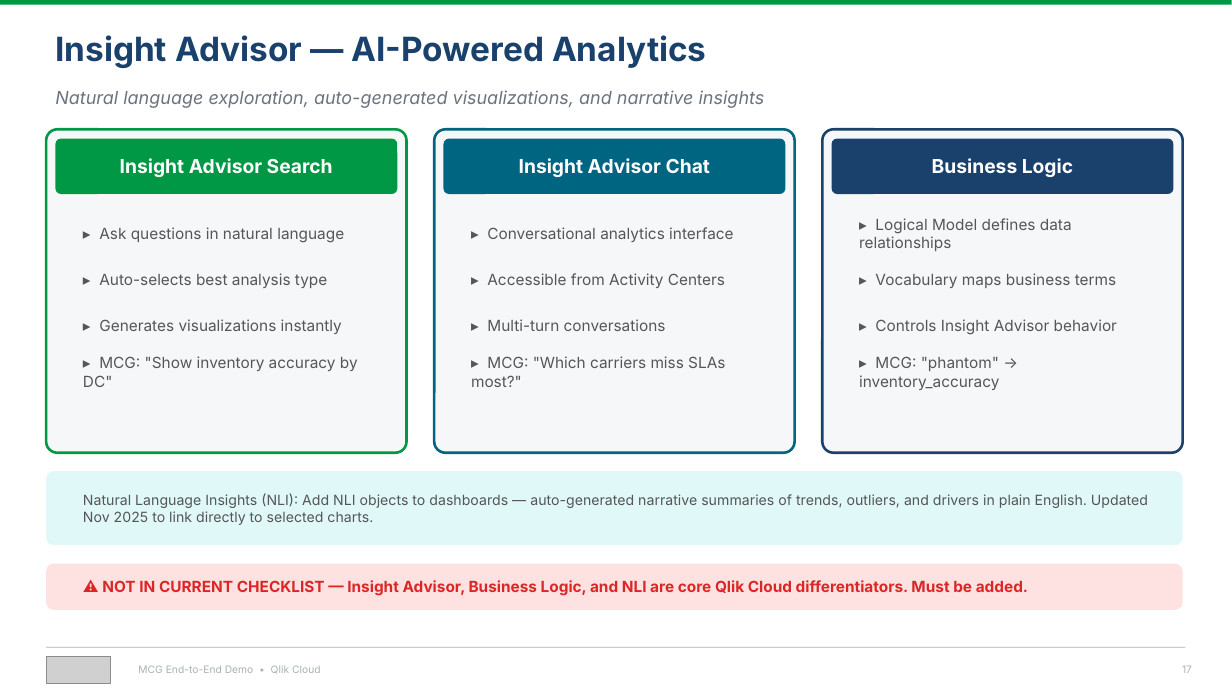
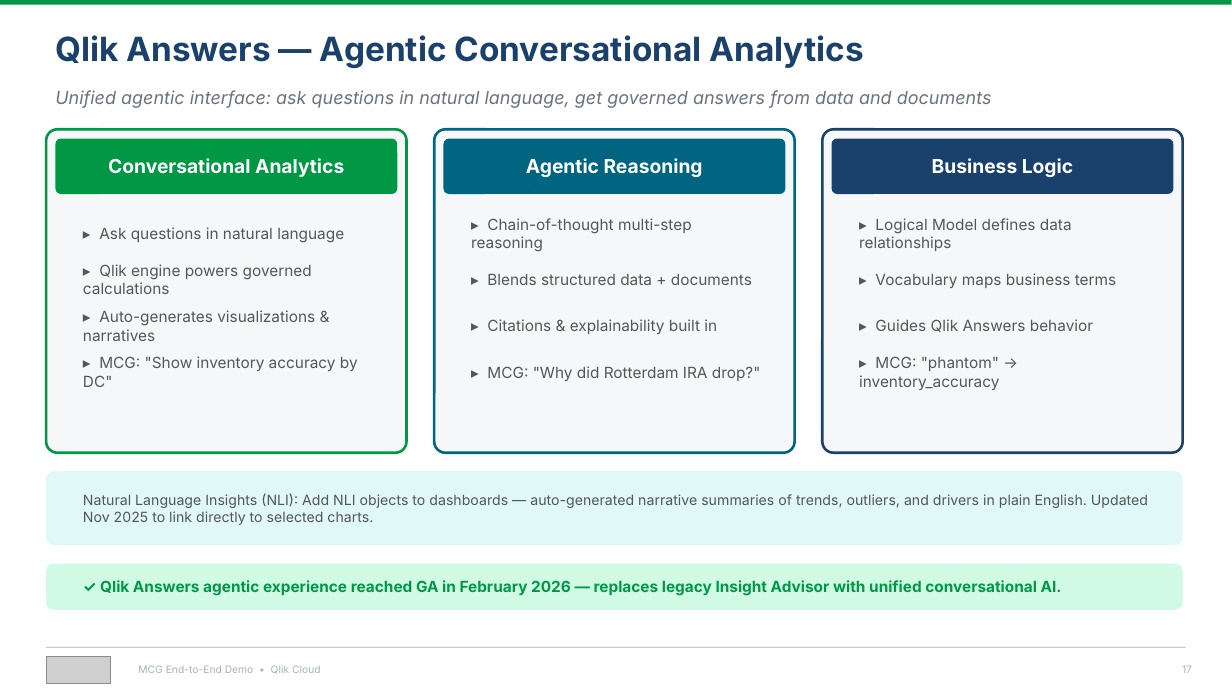
Before and after one commit to robertschoenfeldqlik/meridan_retail_group_qlik_demo_assets, a slide deck: slide 17 of MCG_Demo_Overview_Four_Stories.pptx. Drawn at 1232x693 pixels with LibreOffice and Linux fonts; fonts in the diff are those of the drawing; grey boxes stand for pictures. Boxes give left, top, right and bottom in pixels: in the first picture for what was removed or moved away, otherwise in the second. Text is boxed around its words. In the diff, an @@ line names an element or a change of style, - is before the commit and + after.

```diff
--- a/MCG_Demo_Overview_Four_Stories.pptx
+++ b/MCG_Demo_Overview_Four_Stories.pptx
@@ text at [55,35,865,68]: text changed @@
-Insight Advisor — AI-Powered Analytics
+Qlik Answers — Agentic Conversational Analytics
@@ text at [55,90,992,108]: text changed @@
-Natural language exploration, auto-generated visualizations, and narrative insights
+Unified agentic interface: ask questions in natural language, get governed answers from data and documents
@@ text at [108,158,344,177]: text changed @@
-Insight Advisor Search
+Conversational Analytics
@@ text at [526,158,703,177]: text changed @@
-Insight Advisor Chat
+Agentic Reasoning
@@ text at [471,218,692,252]: text changed @@
-▸ Conversational analytics interface
+▸ Chain-of-thought multi-step reasoning
@@ text at [83,264,312,294]: text changed @@
-▸ Auto-selects best analysis type
+▸ Qlik engine powers governed calculations
@@ text at [487,274,752,285]: text changed @@
-▸ Accessible from Activity Centers
+▸ Blends structured data + documents
@@ text at [83,310,315,341]: text changed @@
-▸ Generates visualizations instantly
+▸ Auto-generates visualizations & narratives
@@ text at [487,319,717,334]: text changed @@
-▸ Multi-turn conversations
+▸ Citations & explainability built in
@@ text at [875,319,1093,332]: text changed @@
-▸ Controls Insight Advisor behavior
+▸ Guides Qlik Answers behavior
@@ text at [487,366,761,381]: text changed @@
-▸ MCG: "Which carriers miss SLAs most?"
+▸ MCG: "Why did Rotterdam IRA drop?"
@@ rounded rectangle at [46,564,1183,610]: fill #FEE2E2 to #D1FAE5 @@
@@ text at [100,580,1062,596]: text changed; text colour #DC2626 to #009845 @@
-⚠ NOT IN CURRENT CHECKLIST — Insight Advisor, Business Logic, and NLI are core Qlik Cloud differentiators. Must be added.
+✓ Qlik Answers agentic experience reached GA in February 2026 — replaces legacy Insight Advisor with unified conversational AI.
```
Also in this commit, not shown: 5 other slides changed, 2 other files.
